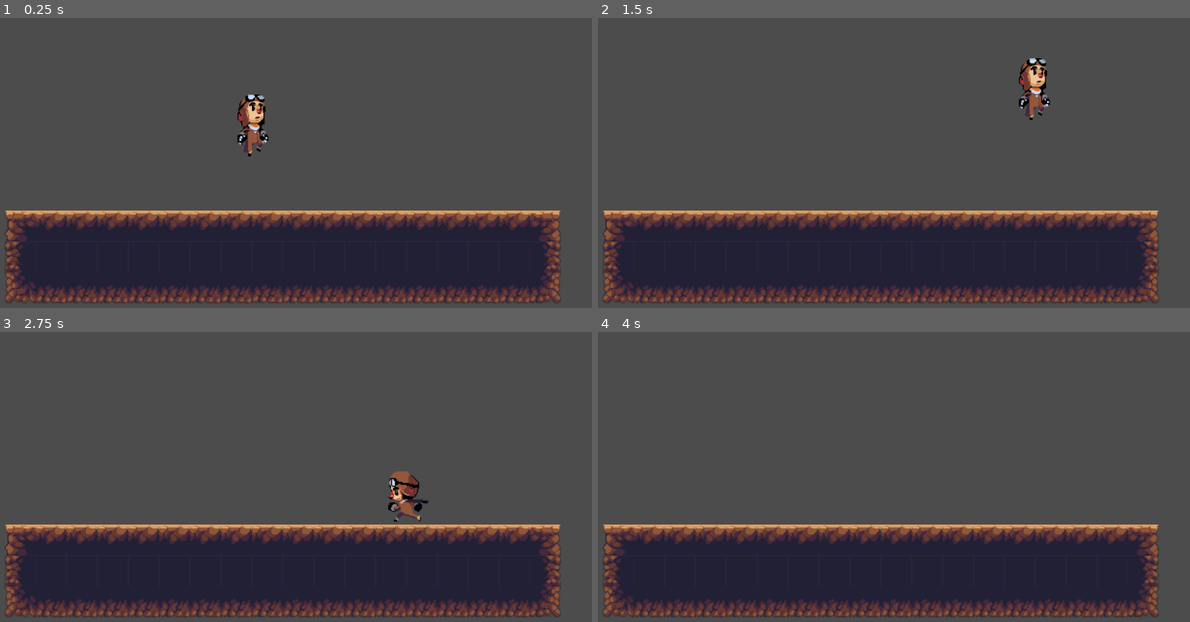
Above: before the commit, frames 1-4 (two rows, left to right).
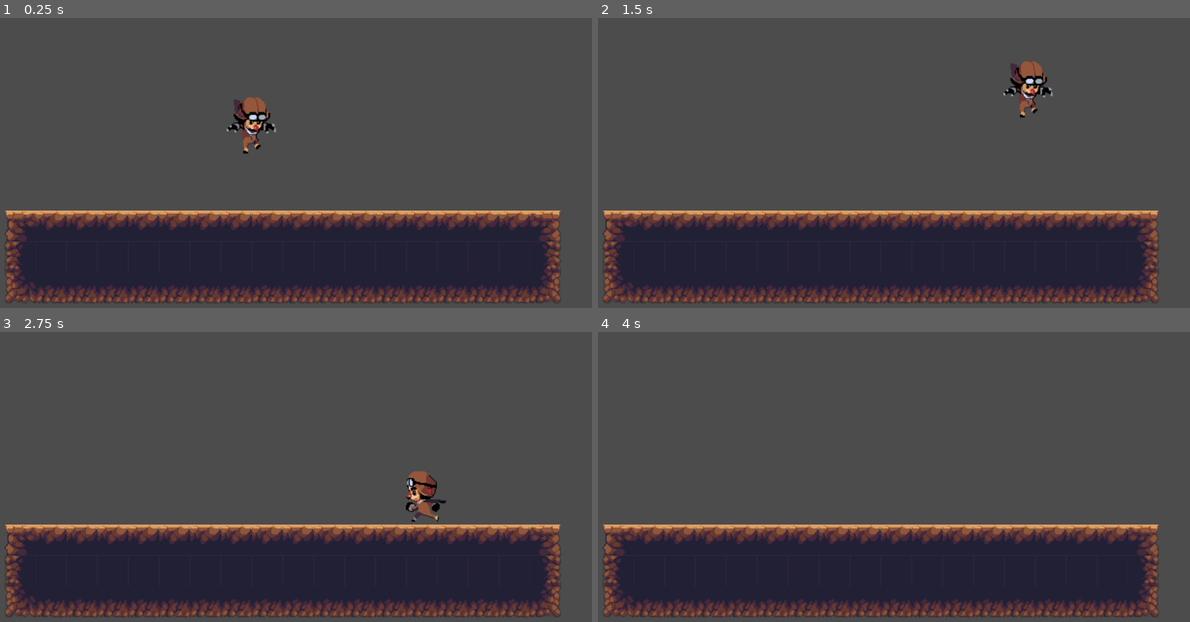
Above: after the commit, the same moments.

Repository: authura/2d_plaformer
Game: Godot game, scene res://World.tscn
The game is run twice, just before and just after one commit, with the same random seed, the same clock (stepped at 60 frames per second) and the same inputs.
Inputs:
- Up to frame 1 (0.25 s): no input
- Up to frame 2 (1.5 s): hold Right (ui_right) from 0.53 s (still down); tap Up (ui_up) at 0.77 s
- Up to frame 3 (2.75 s): tap Up (ui_up) at 1.52 s; release Right (ui_right) at 2.03 s; hold Left (ui_left) from 2.03 s (still down)
- Up to frame 4 (4 s): release Left (ui_left) at 2.78 s; hold Right (ui_right) from 2.78 s (still down); tap Up (ui_up) at 3.02, 3.77 s

The runs differ from the first frame. In frame 1, 0.9% of the frame differs, in the area x 38-47%, y 26-48%; in frame 2, 1.0%; in frame 3, 1.1%, in the area x 65-76%, y 48-66%; in frame 4, nothing differs.

Commit message:
added friction/acceleration, fall animation

Diff:
--- a/Game/Player.gd
+++ b/Game/Player.gd
@@ -2,7 +2,8 @@
 
 const UP = Vector2(0, -1)
 const GRAVITY = 20
-const SPEED = 200
+const ACCELERATION = 50
+const MAX_SPEED = 200
 const JUMP_HEIGHT = -550
 var motion = Vector2()
 
@@ -10,25 +11,33 @@
 # Called every frame. 'delta' is the elapsed time since the previous frame.
 func _physics_process(delta):
 	motion.y += GRAVITY
+	var friction = false
 
 	if Input.is_action_pressed("ui_right"):
-		motion.x = SPEED
+		motion.x = min(motion.x+ACCELERATION, MAX_SPEED)
 		$Sprite.flip_h = false
 		$Sprite.play("run")
 	elif Input.is_action_pressed("ui_left"):
-		motion.x = -SPEED
+		motion.x = max(motion.x-ACCELERATION, -MAX_SPEED)
 		$Sprite.flip_h = true
 		$Sprite.play("run")
 	else:
-		motion.x = 0
+		friction = true
 		$Sprite.play("idle")
 
 	if is_on_floor():
 		if Input.is_action_just_pressed("ui_up"):
 			motion.y = JUMP_HEIGHT
+		if friction == true:
+			motion.x = lerp(motion.x, 0, 0.2)
 
 	else:
-		$Sprite.play("jump")
+		if motion.y < 0:
+			$Sprite.play("jump")
+		else:
+			$Sprite.play("fall")
+		if friction == true:
+			motion.x = lerp(motion.x, 0, 0.05)
 
 	motion = move_and_slide(motion, UP)
 	pass
--- a/Game/World.tscn
+++ b/Game/World.tscn
@@ -30,6 +30,11 @@
 "loop": true,
 "name": "jump",
 "speed": 5.0
+}, {
+"frames": [ ExtResource( 6 ) ],
+"loop": true,
+"name": "fall",
+"speed": 5.0
 } ]
 
 [sub_resource type="RectangleShape2D" id=2]
@@ -46,7 +51,7 @@
 
 [node name="Sprite" type="AnimatedSprite" parent="Player"]
 frames = SubResource( 3 )
-animation = "idle"
+animation = "fall"
 playing = true
 
 [node name="CollisionShape2D" type="CollisionShape2D" parent="Player"]
